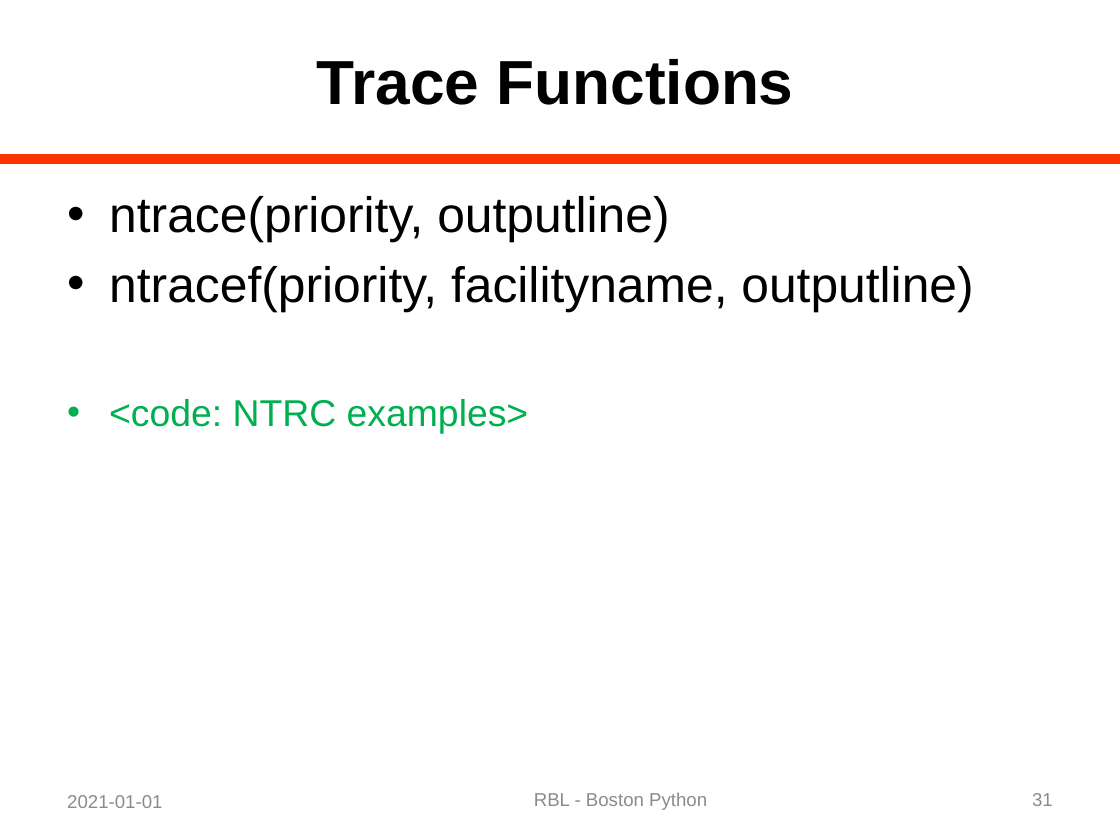
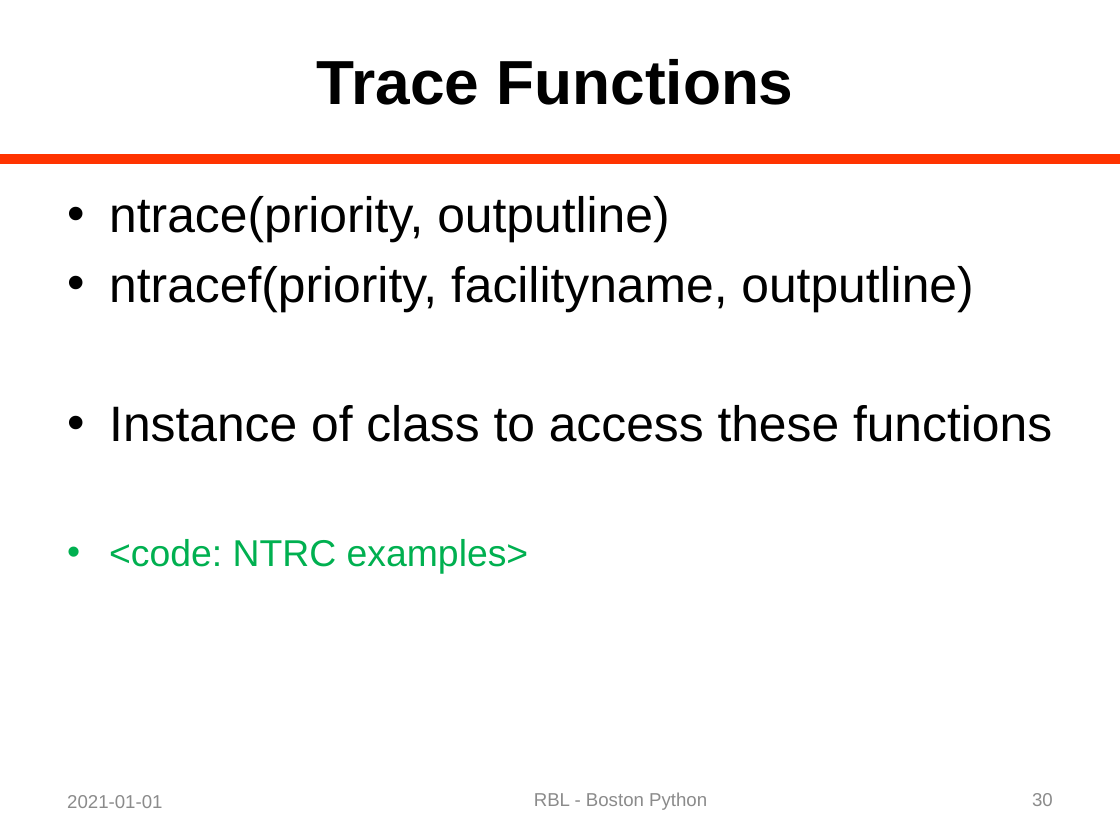
Before and after one commit to rblandau/NewTrace, a slide deck: slide 30 of docs/OfflineDebugging/A Dinosaur and a Python 02.pptx (slide 31 before the commit). Drawn at 1120x840 pixels with LibreOffice and Linux fonts; fonts in the diff are those of the drawing. Boxes give left, top, right and bottom in pixels: in the first picture for what was removed or moved away, otherwise in the second. Text is boxed around its words. In the diff, an @@ line names an element or a change of style, - is before the commit and + after.

```diff
--- a/docs/OfflineDebugging/A Dinosaur and a Python 02.pptx
+++ b/docs/OfflineDebugging/A Dinosaur and a Python 02.pptx
@@ text at (109,405,1052,442): paragraph added @@
+• Instance of class to access these functions
@@ page number at (1032,793,1053,806): text changed @@
-31
+30
```
Also in this commit, not shown: 8 other slides changed, 15 slides removed, 4 other files.
